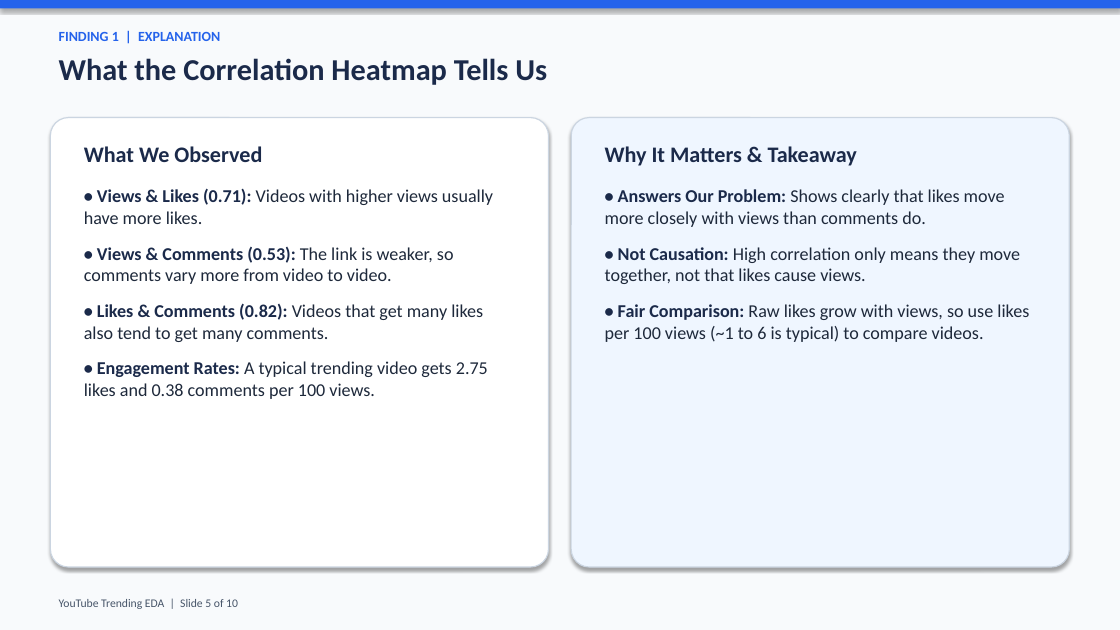
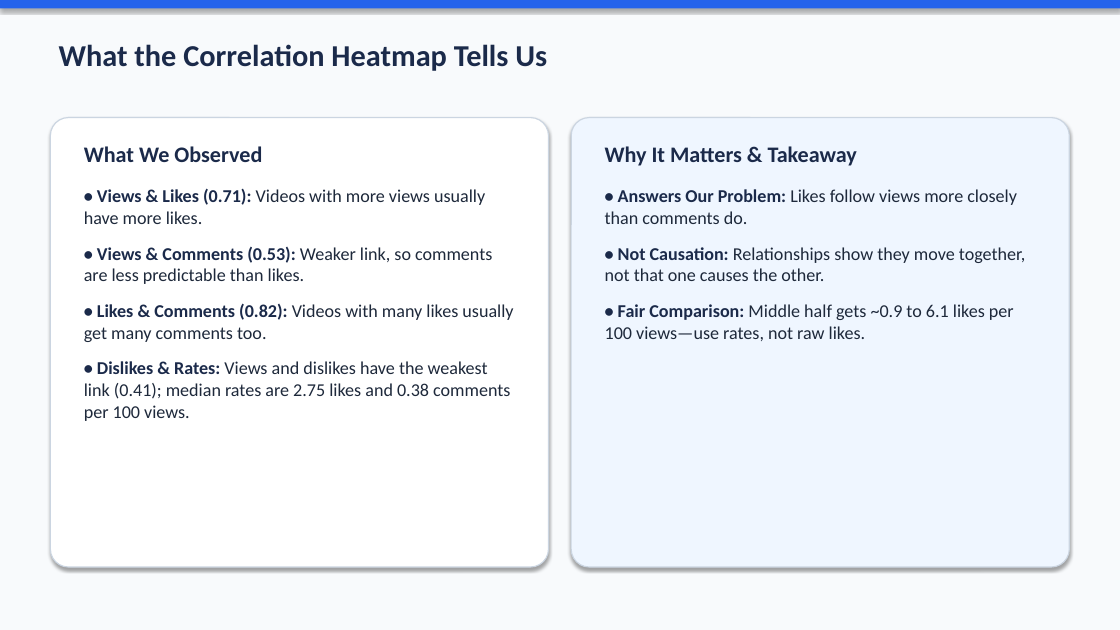
Before and after one commit to ImHamadAlqallaf/ga-eda-project, a slide deck: slide 5 of youtube_trending_eda.pptx. Drawn at 1120x630 pixels with LibreOffice and Linux fonts; fonts in the diff are those of the drawing. Boxes give left, top, right and bottom in pixels: in the first picture for what was removed or moved away, otherwise in the second. Text is boxed around its words. In the diff, an @@ line names an element or a change of style, - is before the commit and + after.

```diff
--- a/youtube_trending_eda.pptx
+++ b/youtube_trending_eda.pptx
@@ text "What the Correlation Heatmap Tells ...": place and size @@
-text "What the Correlation Heatmap Tells ..." at bbox=[59, 58, 547, 85]
+text "What the Correlation Heatmap Tells ..." at bbox=[59, 44, 547, 71]
@@ text removed at bbox=[59, 32, 220, 41] @@
-FINDING 1 | EXPLANATION
@@ text at bbox=[84, 188, 513, 421]: text changed @@
-• Views & Likes (0.71): Videos with higher views usually have more likes.
-• Views & Comments (0.53): The link is weaker, so comments vary more from video to video.
-• Likes & Comments (0.82): Videos that get many likes also tend to get many comments.
-• Engagement Rates: A typical trending video gets 2.75 likes and 0.38 comments per 100 views.
+• Views & Likes (0.71): Videos with more views usually have more likes.
+• Views & Comments (0.53): Weaker link, so comments are less predictable than likes.
+• Likes & Comments (0.82): Videos with many likes usually get many comments too.
+• Dislikes & Rates: Views and dislikes have the weakest link (0.41); median rates are 2.75 likes and 0.38 comments per 100 views.
@@ text at bbox=[605, 189, 1025, 341]: text changed @@
-• Answers Our Problem: Shows clearly that likes move more closely with views than comments do.
-• Not Causation: High correlation only means they move together, not that likes cause views.
-• Fair Comparison: Raw likes grow with views, so use likes per 100 views (~1 to 6 is typical) to compare videos.
+• Answers Our Problem: Likes follow views more closely than comments do.
+• Not Causation: Relationships show they move together, not that one causes the other.
+• Fair Comparison: Middle half gets ~0.9 to 6.1 likes per 100 views—use rates, not raw likes.
@@ text removed at bbox=[59, 599, 238, 609] @@
-YouTube Trending EDA | Slide 5 of 10
```
Also in this commit, not shown: 8 other slides changed, 2 other files.
